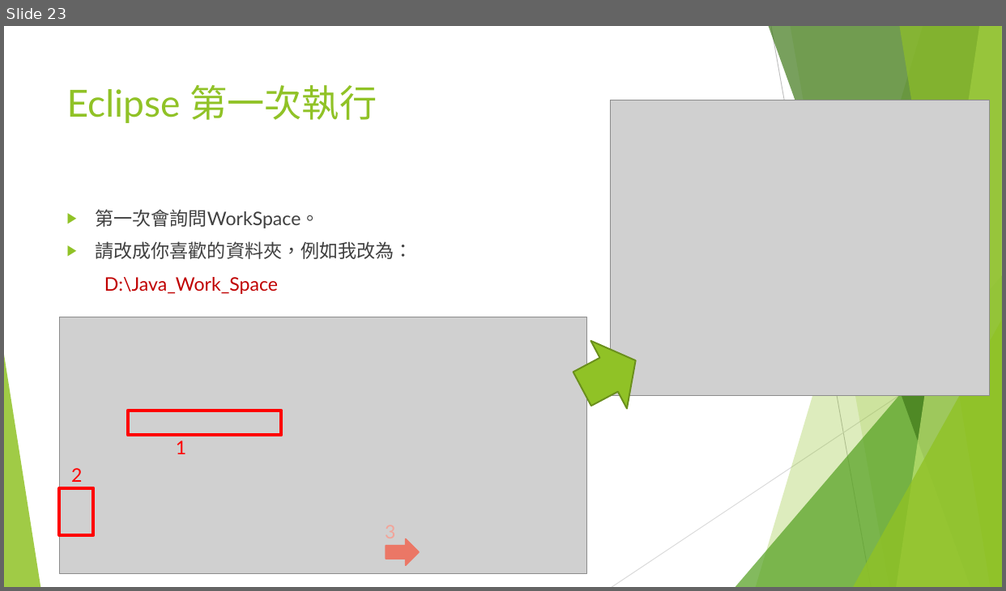
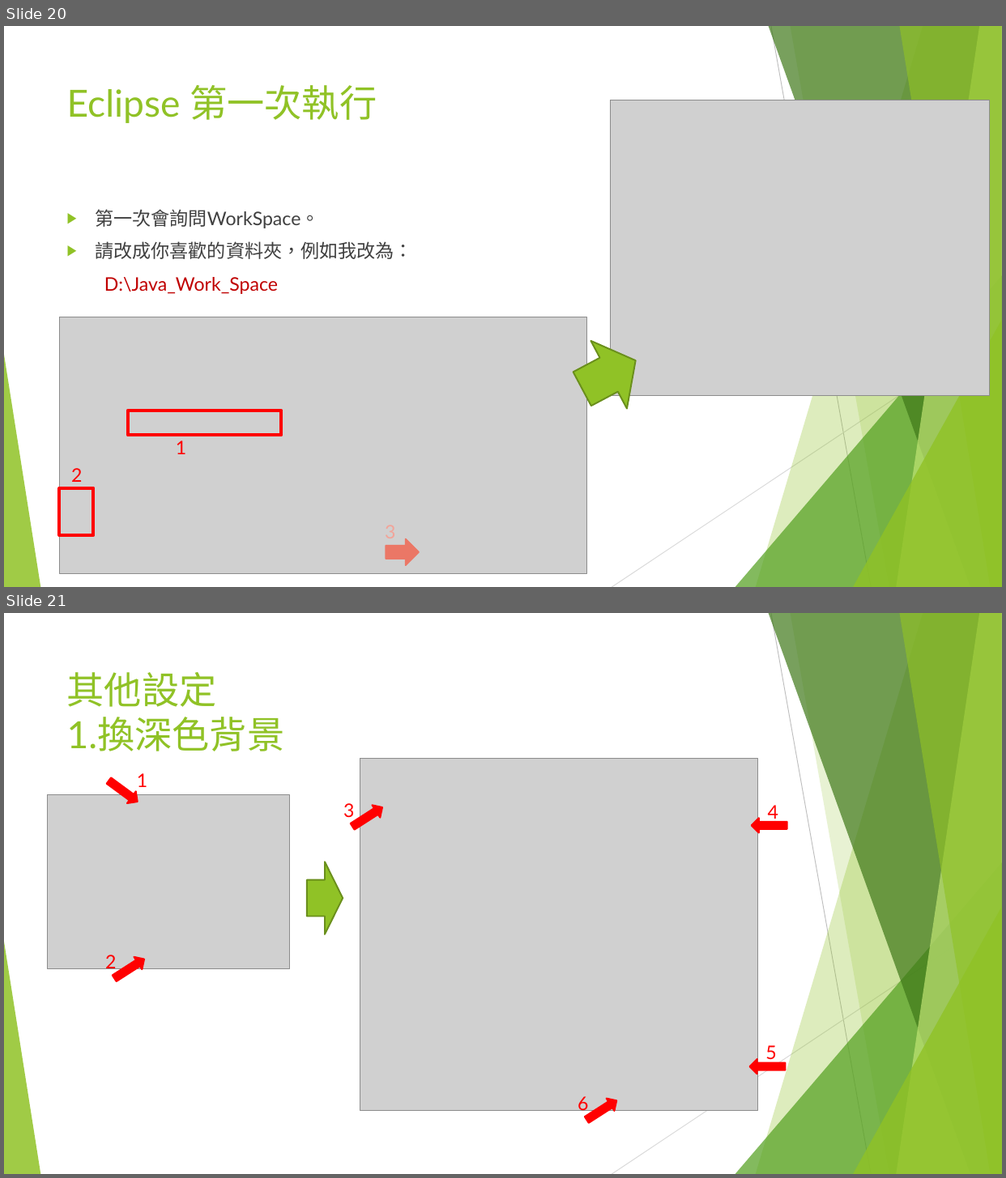
Before and after one commit to liulawsi/My_PPTs, a slide deck: LCC/Java/00b_Java開發環境建置.pptx. Shown one above the other, each under a label of ours: slide 23 before the commit, slides 20 and 21 after it. The pictures are 1006x591 and 1006x1178 pixels, drawn with LibreOffice and Linux fonts; fonts in the diff are those of the drawing; grey boxes stand for pictures; background and template pictures are left out. Boxes give left, top, right and bottom in pixels: in the first picture for what was removed or moved away, otherwise in the second. Text is boxed around its words. In the diff, an @@ line names an element or a change of style, - is before the commit and + after.

```diff
--- a/LCC/Java/00b_Java開發環境建置.pptx
+++ b/LCC/Java/00b_Java開發環境建置.pptx
@@ slide 21 added at (x1=4, y1=613, x2=1002, y2=1174), background #FFFFFF; not listed: 10 template elements that a slide beside it also shows @@
@@ title added at (x1=67, y1=672, x2=285, y2=752), 36 pt, text #90C226 @@
+其他設定
+1.換深色背景
@@ picture added at (x1=360, y1=758, x2=758, y2=1110) @@
@@ right arrow added at (x1=104, y1=774, x2=142, y2=808), fill #FF0000, outline #FF0000 1.5 pt @@
@@ text added at (x1=137, y1=773, x2=147, y2=787), 18 pt, text #FF0000 @@
+1
@@ picture added at (x1=48, y1=795, x2=290, y2=969) @@
@@ text added at (x1=343, y1=803, x2=354, y2=821), 18 pt, text #FF0000 @@
+3
@@ right arrow added at (x1=349, y1=802, x2=387, y2=833), fill #FF0000, outline #FF0000 1.5 pt @@
@@ text added at (x1=768, y1=805, x2=778, y2=823), 18 pt, text #FF0000 @@
+4
@@ right arrow added at (x1=752, y1=818, x2=788, y2=833), fill #FF0000, outline #FF0000 1.5 pt @@
@@ right arrow added at (x1=307, y1=862, x2=343, y2=935), fill #90C226, outline #6B901C 1.5 pt @@
@@ text added at (x1=105, y1=955, x2=116, y2=973), 18 pt, text #FF0000 @@
+2
@@ right arrow added at (x1=111, y1=953, x2=149, y2=986), fill #FF0000, outline #FF0000 1.5 pt @@
@@ text added at (x1=765, y1=1046, x2=776, y2=1064), 18 pt, text #FF0000 @@
+5
@@ right arrow added at (x1=750, y1=1059, x2=786, y2=1074), fill #FF0000, outline #FF0000 1.5 pt @@
@@ text added at (x1=577, y1=1097, x2=588, y2=1114), 18 pt, text #FF0000 @@
+6
@@ right arrow added at (x1=583, y1=1095, x2=621, y2=1127), fill #FF0000, outline #FF0000 1.5 pt @@
@@ what was slide 23 is now slide 20 @@
```
Also in this commit, not shown: 4 slides changed, 2 other slides added, 4 slides removed, 1 other file.
